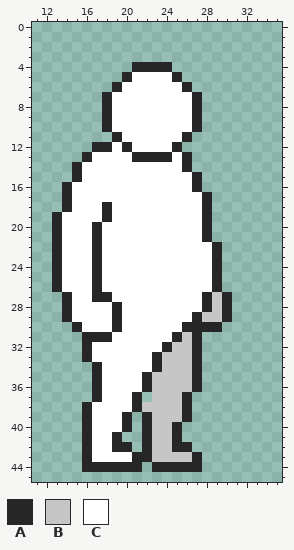
Edited in one commit: pixel-art sprite (Assets/_Art/Player/idle1.png). Above, as it was before the edit.
The file is 48x48 pixels. Shown: x 11..35, y 0..45.
Palette (. is transparent): A #262626  B #c6c6c6  C #ffffff
Pixels before, first column x 13:
 4 ........AAAA......
 5 .......ACCCCA.....
 6 ......ACCCCCCA....
 7 .....ACCCCCCCCA...
 8 .....ACCCCCCCCA...
 9 .....ACCCCCCCCA...
10 .....ACCCCCCCCA...
11 ......ACCCCCCA....
12 ....AACACCCCA.....
13 ...ACCCCAAAACA....
14 ..ACCCCCCCCCCA....
15 ..ACCCCCCCCCCCA...
16 .ACCCCCCCCCCCCA...
17 .ACCCCCCCCCCCCCA..
18 .ACCCACCCCCCCCCA..
19 ACCCCACCCCCCCCCA..
20 ACCCACCCCCCCCCCA..
21 ACCCACCCCCCCCCCA..
22 ACCCACCCCCCCCCCCA.
23 ACCCACCCCCCCCCCCA.
24 ACCCACCCCCCCCCCCA.
25 ACCCACCCCCCCCCCCA.
26 ACCCACCCCCCCCCCCA.
27 .ACCAACCCCCCCCCABA
28 .ACCCCACCCCCCCCABA
29 .ACCCCACCCCCCCABBA
30 ..ACCCACCCCCCAAAA.
31 ...AAACCCCCCABA...
32 ...ACCCCCCCABBA...
33 ...ACCCCCCABBBA...
34 ....ACCCCCABBBA...
35 ....ACCCCABBBBA...
36 ....ACCCCABBBBA...
37 ....ACCCA.BBBA....
38 ...ACCCCABBBBA....
39 ...ACCCA.ABBBA....
40 ...ACCCA.ABBA.....
41 ...ACCA..ABBA.....
42 ...ACCAA.ABBAA....
43 ...ACCCCAABBBBA...
44 ...AAAAAA.AAAAA...
And afterwards:
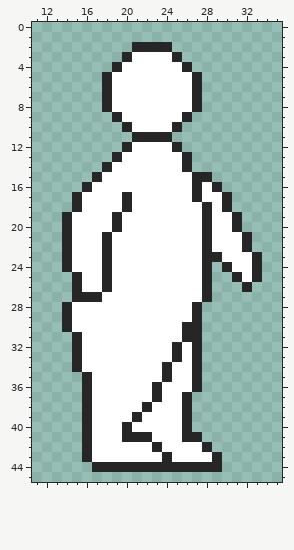
Commit: Redrawing Idle Animation
Change:
Changed rows in their new state; - is an unchanged pixel.
first column x 13:
 2 --------AAAA---------
 3 -------ACCCCA--------
 4 ------ACCCCCCA-------
 5 -----ACC----CCA------
 6 -----AC------CA------
 9 -----.A------A.------
10 -----..A----A..------
11 ------..AAAA..-------
12 ----...--------------
13 ---...A-CCCC---------
14 --...A---------------
15 --..A----------A-----
16 -..A-----------CA----
17 -.A----A------ACCA---
18 -.A--C-A--------CA---
19 .A---CA---------CCA--
20 .A--C-A---------CCA--
21 .A--CA----------CCCA-
22 .A--CA---------ACCCA-
23 .A--CA---------A-CCCA
24 .A--CA---------A.ACCA
25 ..A-CA---------A.-ACA
26 ..A-CA---------A.--A-
27 -.AA-C----------..---
28 ------C-------A...---
29 ------C--------...---
30 -AC---C--------..----
31 --ACCC------CA-------
32 --AC-------CAC-------
33 --AC------CCAC-------
34 --ACC-----CACC-------
35 ---AC----CCACC-------
36 ---AC----CACCC-------
37 ---AC---CCACC--------
38 --------CACCC--------
39 -------CACCCC--------
40 --------CCCCCA-------
41 ------CAA-CCCAA------
42 ------CCCCACCCCA-----
43 --------CCCACCCCA----
44 ---.-----A-----AA----
